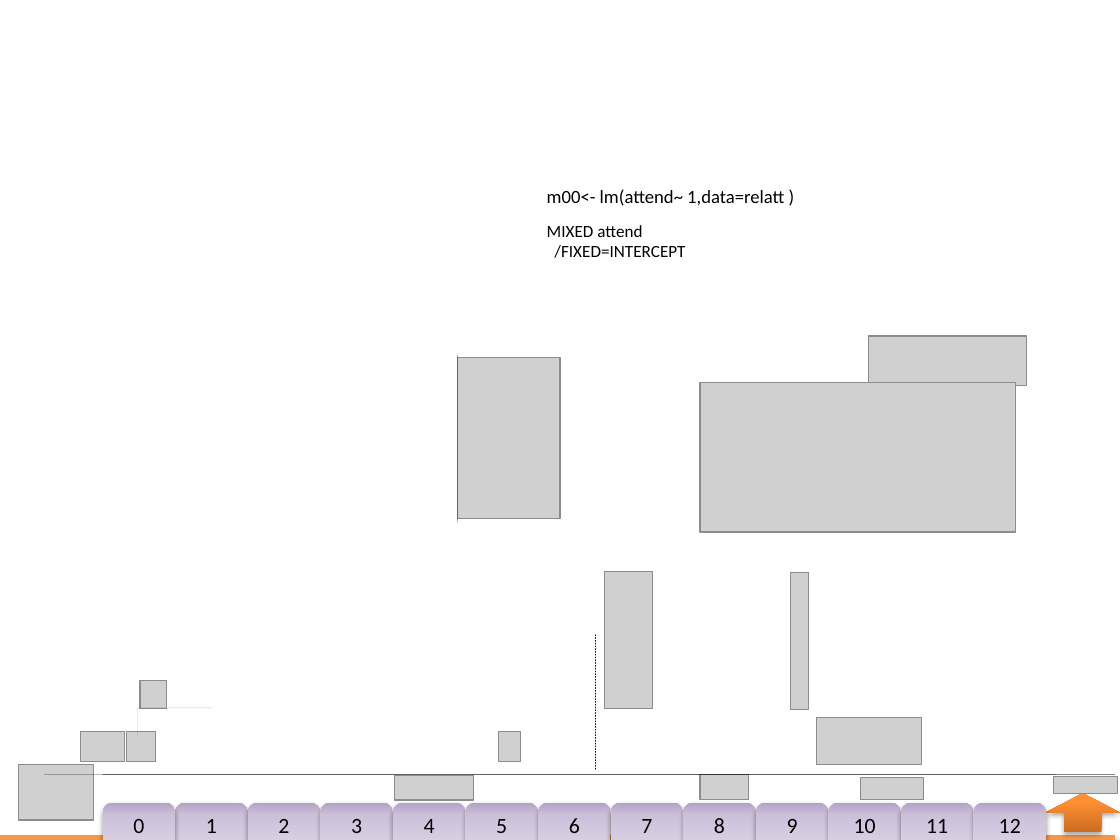
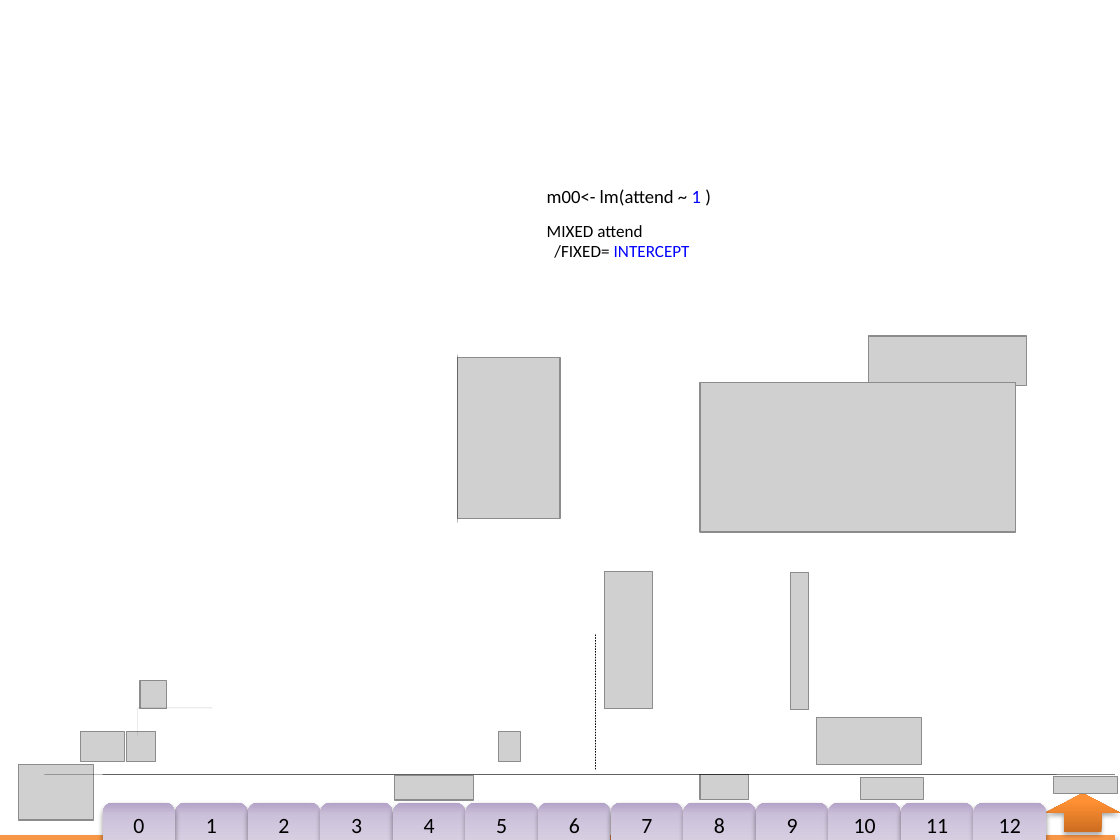
Before and after one commit to andkov/Multilevel-models-of-NLSY-97-religion-data, a slide deck: slide 3 of Models/ISE_NLSY97_Religion/ISE_NLSY97_Religion.pptx. Drawn at 1120x840 pixels with LibreOffice and Linux fonts; fonts in the diff are those of the drawing; grey boxes stand for pictures; background and template pictures are left out. Boxes give left, top, right and bottom in pixels: in the first picture for what was removed or moved away, otherwise in the second. Text is boxed around its words. In the diff, an @@ line names an element or a change of style, - is before the commit and + after.

```diff
--- a/Models/ISE_NLSY97_Religion/ISE_NLSY97_Religion.pptx
+++ b/Models/ISE_NLSY97_Religion/ISE_NLSY97_Religion.pptx
@@ text at (547, 189, 701, 206): text changed @@
-m00<- lm(attend~ 1,data=relatt )
+m00<- lm(attend ~ 1 )
@@ text at (554, 245, 690, 258): text changed; text colour #000000 to #0000FF @@
-/FIXED=INTERCEPT
+/FIXED= INTERCEPT
```
Also in this commit, not shown: 7 other slides changed, 6 other files.
